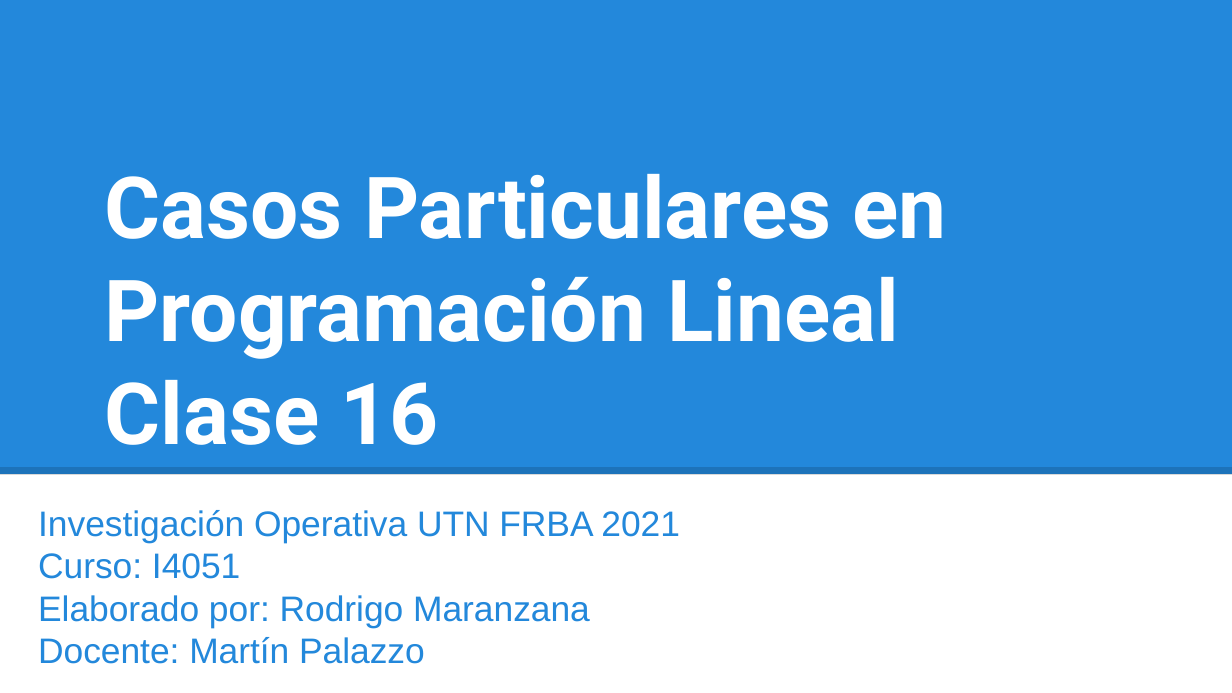
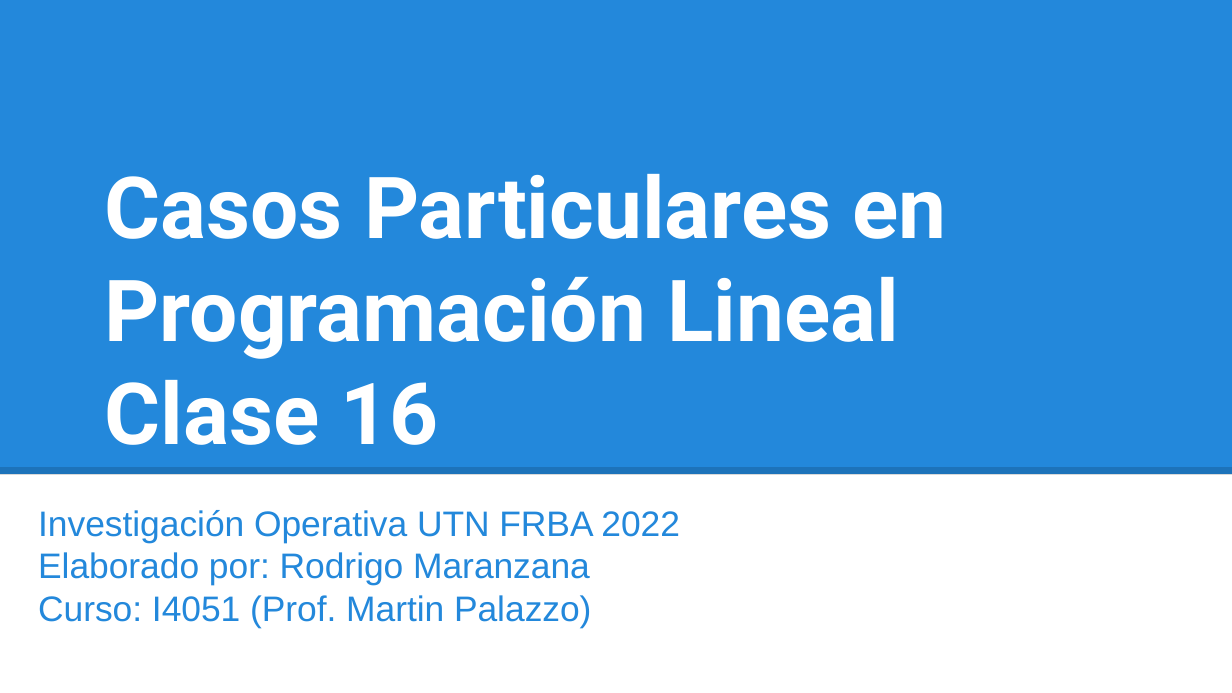
Before and after one commit to investigacion-operativa/pyOperativ, a slide deck: slide 1 of 07_programacion_matematica/teoria/io2021_clase16_casos_particulares_grafico.pptx. Drawn at 1232x693 pixels with LibreOffice and Linux fonts; fonts in the diff are those of the drawing. Boxes give left, top, right and bottom in pixels: in the first picture for what was removed or moved away, otherwise in the second. Text is boxed around its words. In the diff, an @@ line names an element or a change of style, - is before the commit and + after.

Commit message:
update casos particulares 16

```diff
--- a/07_programacion_matematica/teoria/io2021_clase16_casos_particulares_grafico.pptx
+++ b/07_programacion_matematica/teoria/io2021_clase16_casos_particulares_grafico.pptx
@@ subtitle at <box>38,510,680,543</box>: text changed @@
-Investigación Operativa UTN FRBA 2021
-Curso: I4051
+Investigación Operativa UTN FRBA 2022
@@ subtitle at <box>38,595,591,628</box>: text changed @@
-Docente: Martín Palazzo
+Curso: I4051 (Prof. Martin Palazzo)
```
Also in this commit, not shown: 1 other file.
